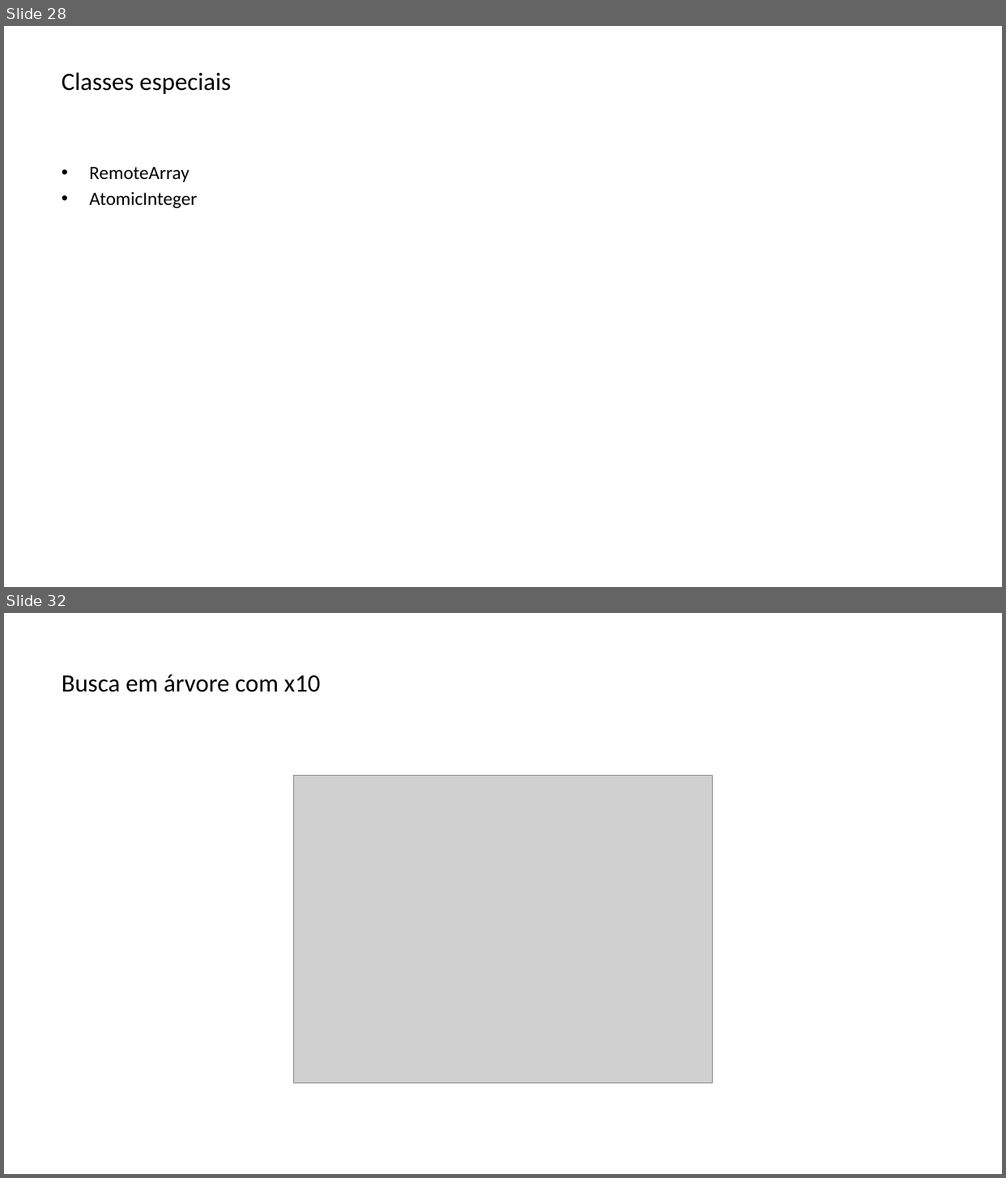
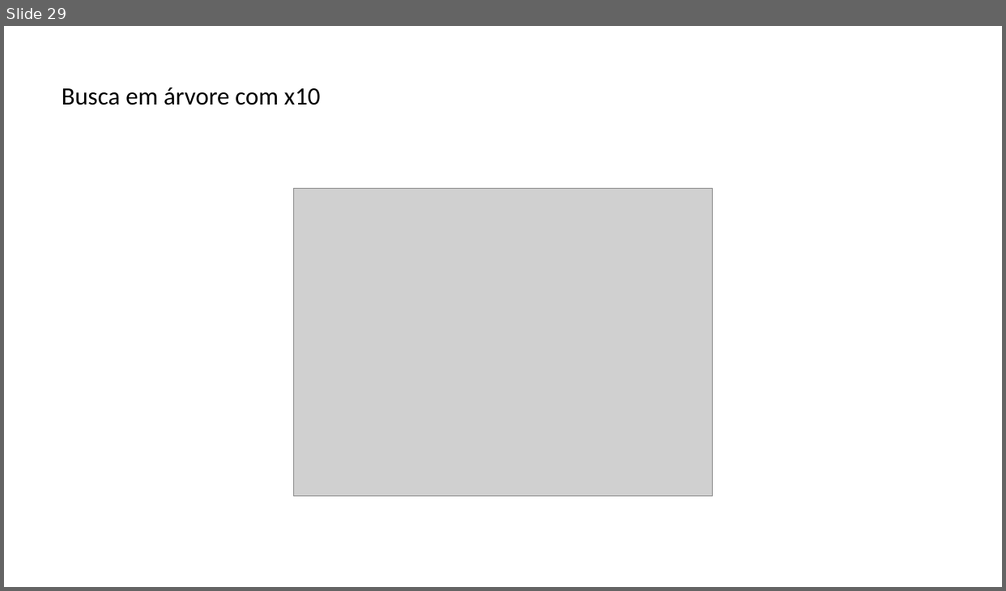
Before and after one commit to lquatrin/inf2591, a slide deck: x10.pptx. Shown one above the other, each under a label of ours: slides 28 and 32 before the commit, slide 29 after it; the slides between them are not shown. The pictures are 1006x1178 and 1006x591 pixels, drawn with LibreOffice and Linux fonts; fonts in the diff are those of the drawing; grey boxes stand for pictures. Boxes give left, top, right and bottom in pixels: in the first picture for what was removed or moved away, otherwise in the second. Text is boxed around its words. In the diff, an @@ line names an element or a change of style, - is before the commit and + after.

```diff
--- a/x10.pptx
+++ b/x10.pptx
@@ slide 28 removed at bbox=[4, 26, 1002, 587], background #FFFFFF @@
@@ title removed at bbox=[62, 72, 231, 94] @@
-  Classes especiais
@@ text removed at bbox=[89, 167, 197, 208] @@
-• RemoteArray
-• AtomicInteger
@@ what was slide 32 is now slide 29 @@
```
Also in this commit, not shown: 7 slides changed, 1 slide added, 2 other slides removed.
